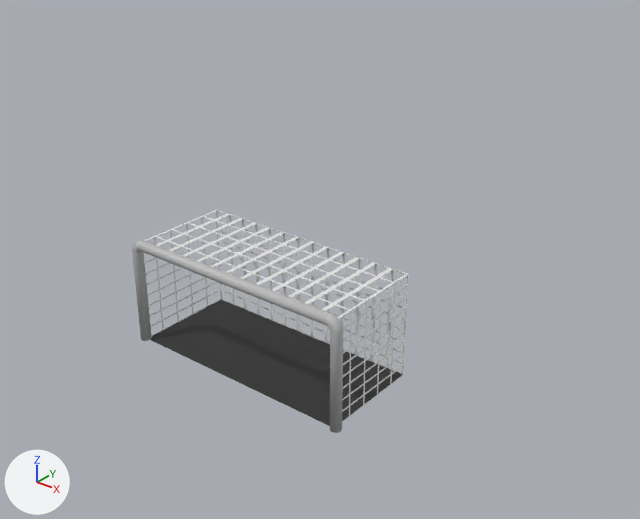
Before and after pictures for a commit that changed the FBX model Assets/Models/goal.fbx.
Before and after are seen from a 50 mm lens placed at (0.928, -0.919, 0.86), pointed at (0.05, 0.179, 0.18). Arrows for +X, +Y and +Z are at lower left; the lights stay in place.

Objects in the first picture: 'Net', 'Post'.
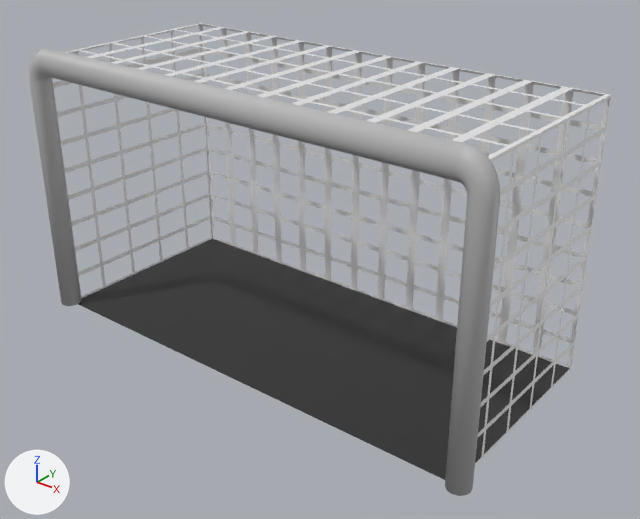
Commit message: update goal model

Location of each change, [x1, y1, x2, y2] in pixels of the pictures (640 x 519 px):
'Net', moved, rescaled (110% wider, 111% taller): before [144, 210, 409, 426]; after [53, 23, 611, 480]
'Post', moved, rescaled (123% wider, 131% taller): before [132, 240, 343, 433]; after [29, 48, 500, 496]

The change in detail:
me_cylinder_001 has 192 vertices, 184 faces and spans x -0.46..0.01, y -0.09..0.115, z -0.01..0.01.
me_cylinder_001 is used by ob_post; location (0.225, 0.0, 0.09); rotation (1.571, 0.0, 0.0), in degrees (90, 0, 0).
me_cylinder_001 part 1: the whole mesh is moved by (0.225, 0.091, 0.0).
Object 'Post' (ob_post) moves from (0.225, 0.0, 0.09) to (0.0, 0.0, 0.0).
Object 'Post' (ob_post) is rescaled from (1.0, 1.0, 1.0) to (2.0, 2.5, 2.0).
Object 'Net' (ob_net) moves from (-0.225, 0.00875, -0.0988) to (0.000144, 0.0997, -0.0988).
